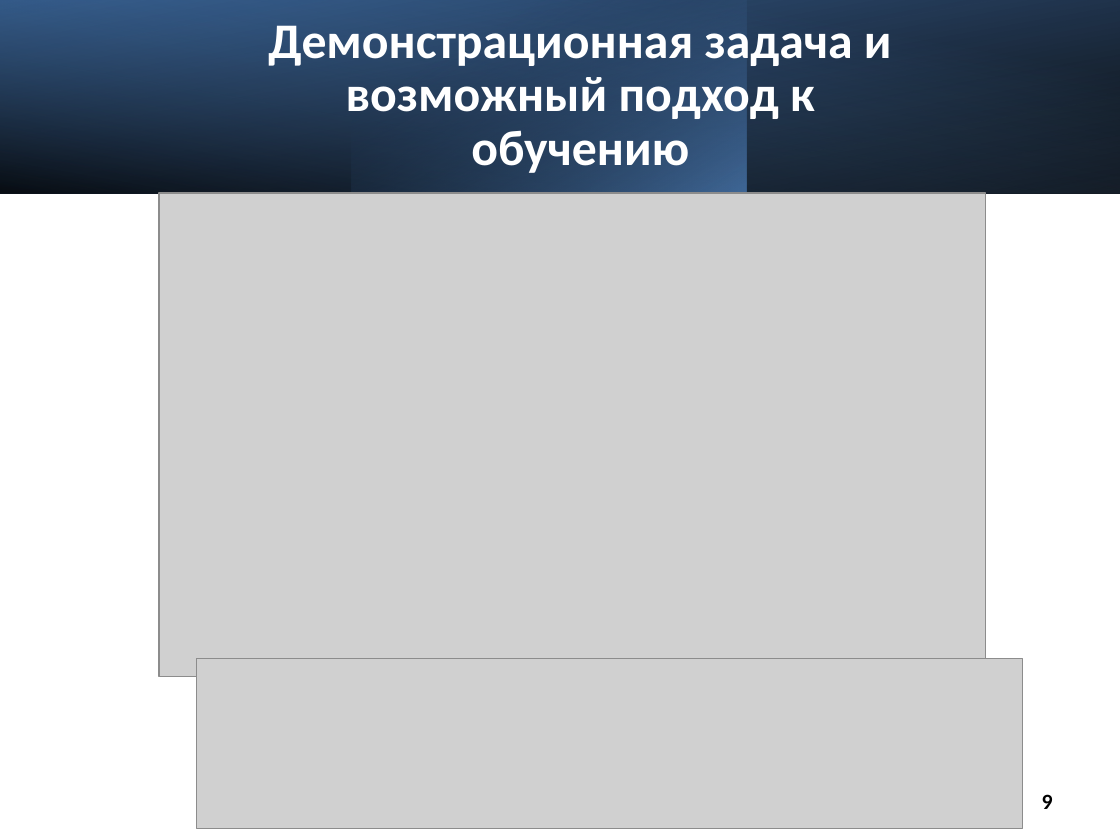
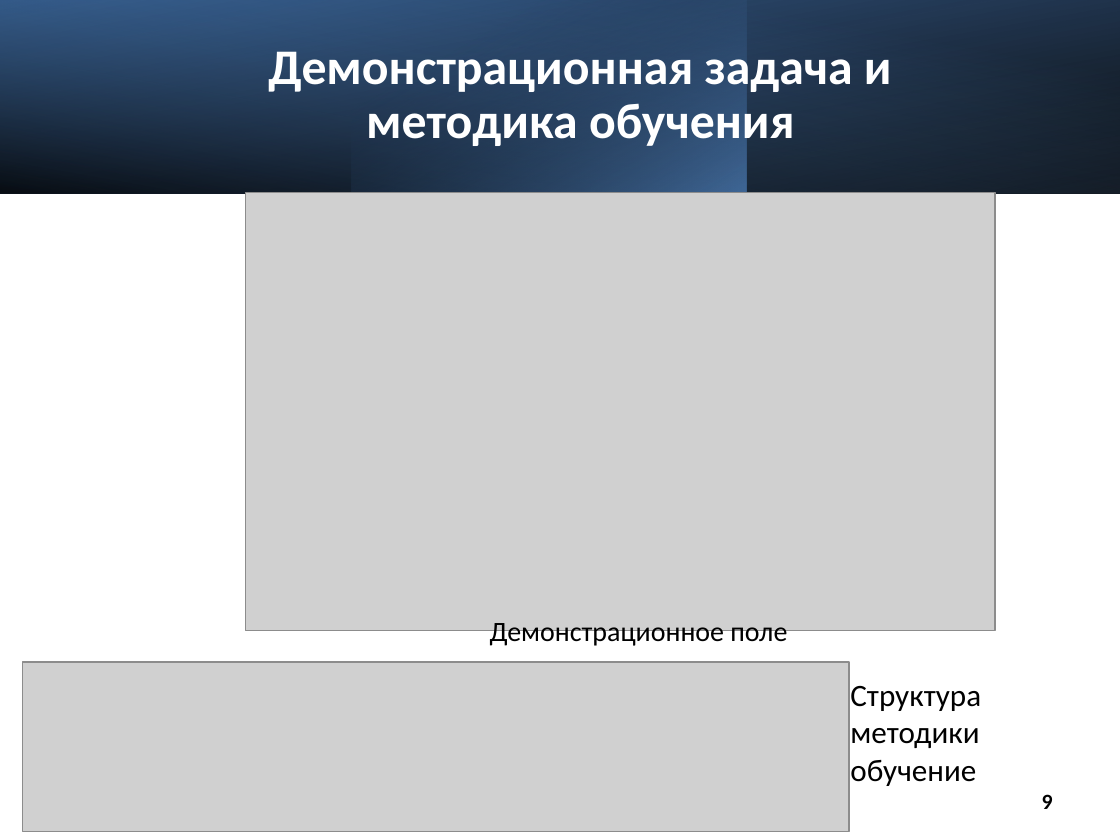
Before and after one commit to buigbvns/diplom, a slide deck: slide 9 of презентации/мобильная платформа.pptx. Drawn at 1120x840 pixels with LibreOffice and Linux fonts; fonts in the diff are those of the drawing; grey boxes stand for pictures. Boxes give left, top, right and bottom in pixels: in the first picture for what was removed or moved away, otherwise in the second. Text is boxed around its words. In the diff, an @@ line names an element or a change of style, - is before the commit and + after.

```diff
--- a/презентации/мобильная платформа.pptx
+++ b/презентации/мобильная платформа.pptx
@@ title at (x1=268, y1=51, x2=892, y2=150): text changed @@
-Демонстрационная задача и возможный подход к обучению
+Демонстрационная задача и методика обучения
@@ picture resized from (x1=159, y1=193, x2=986, y2=676) to (x1=245, y1=193, x2=995, y2=632) @@
@@ text added at (x1=490, y1=623, x2=787, y2=648), 18 pt, text #000000 @@
+Демонстрационное поле
@@ picture moved from (x1=196, y1=659, x2=1023, y2=828) to (x1=22, y1=662, x2=849, y2=831) @@
@@ text added at (x1=850, y1=686, x2=981, y2=786), 20 pt, text #000000 @@
+Структура методики обучение
```
Also in this commit, not shown: 3 other slides changed, 1 other file.
